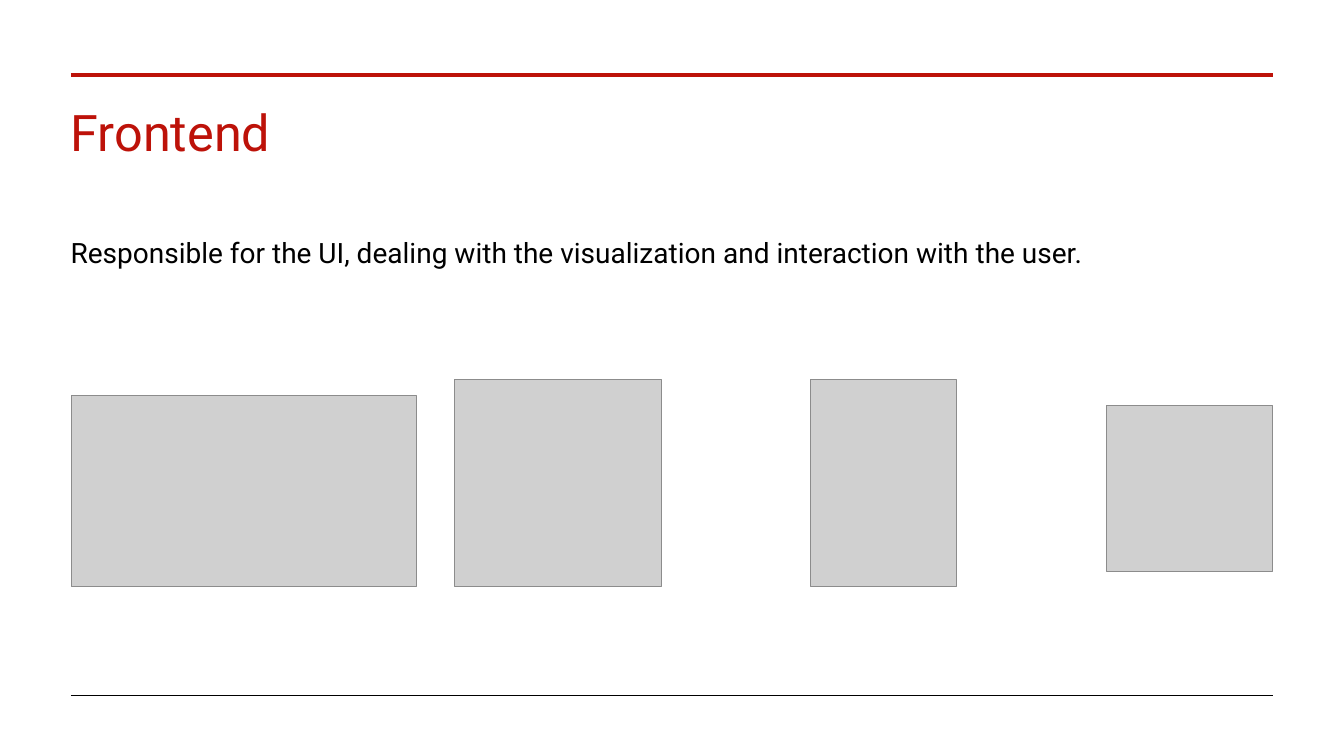
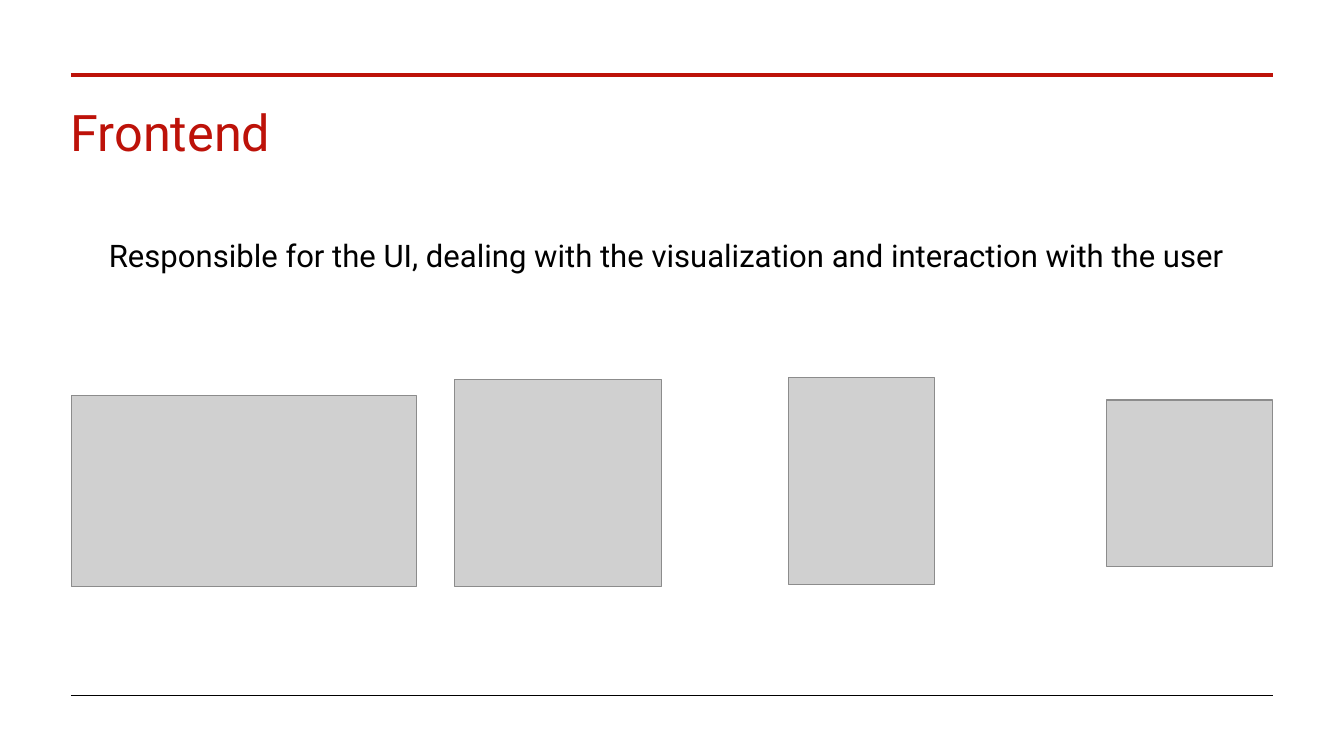
Before and after one commit to mauroficorella/LABAP, a slide deck: slide 16 of Documentation/Presentation.pptx. Drawn at 1344x756 pixels with LibreOffice and Linux fonts; fonts in the diff are those of the drawing; grey boxes stand for pictures. Boxes give left, top, right and bottom in pixels: in the first picture for what was removed or moved away, otherwise in the second. Text is boxed around its words. In the diff, an @@ line names an element or a change of style, - is before the commit and + after.

Commit message:
presentazione

```diff
--- a/Documentation/Presentation.pptx
+++ b/Documentation/Presentation.pptx
@@ text at [109,243,1223,274]: text changed; size 20 to 22.2 pt @@
-Responsible for the UI, dealing with the visualization and interaction with the user.
+Responsible for the UI, dealing with the visualization and interaction with the user
@@ picture: place and size @@
-picture at [811,380,957,587]
+picture at [788,378,935,585]
@@ picture: place and size @@
-picture at [1107,405,1273,572]
+picture at [1107,400,1273,567]
```
Also in this commit, not shown: 8 other slides changed.
